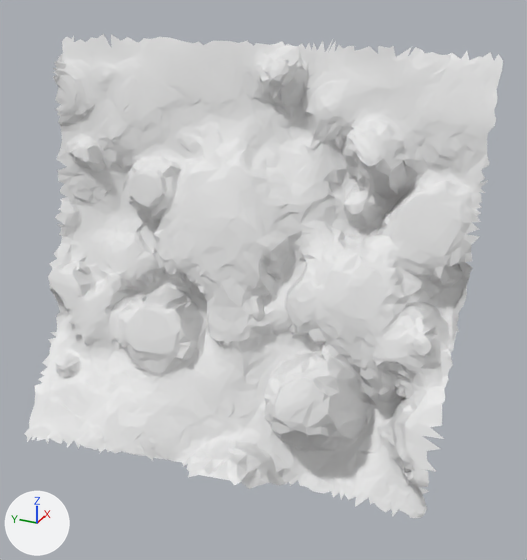
The glTF model moon small_tiles/tile_288.glb, before and after one commit.
Both versions are drawn from a 50 mm camera at (19.04, -0.96, -8.91) aimed at (26.17, 2.24, -12.47). The lights are fixed; the arrows at lower left show +X, +Y and +Z. The picture after the commit comes second. Vertices at exactly the same position are counted once.

Objects in the first picture: 't288'.
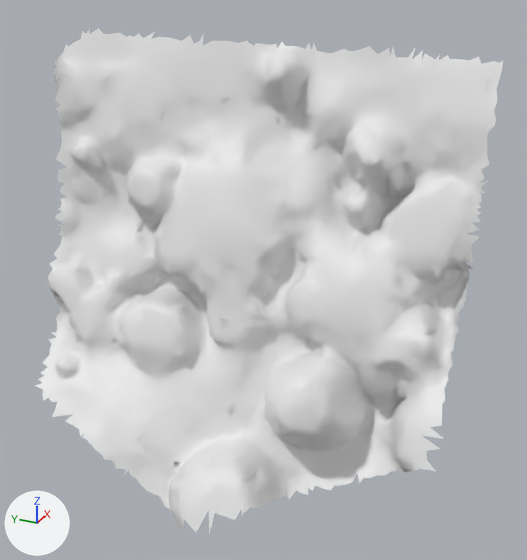
Where the change shows, as pixel boxes [x1, y1, x2, y2] in the pictures (527 x 560 px; the box of a moved part takes in the faces that stretch with it):
't288', reshaped: before [24, 34, 503, 518]; after [35, 28, 503, 534]
part 1 of me_t288, moved or reshaped: before [24, 386, 429, 518]; after [100, 451, 308, 534]
part 2 of me_t288, built on: before [62, 36, 74, 51]; after [81, 28, 204, 45]
part 3 of me_t288, deleted: before [285, 40, 503, 63]

The change in detail:
me_t288 is used by ob_t288; location (0.0, 0.0, 0.0).
me_t288 had 4989 vertices, 9650 faces and spanned x 24.73..27.48, y -0.11..5.36, z -14.82..-9.86.
me_t288 now has 4983 vertices, 9656 faces and spans x 24.46..27.44, y -0.11..5.34, z -15.22..-9.82.
me_t288 part 1: 147 vertices removed from x 24.73..25.79, y -0.05..5.01, z -14.8..-13.98; 149 vertices added at x 24.46..25.55, y 1.36..3.82, z -15.22..-14.43.
me_t288 part 2: 4 vertices removed from x 26.86..26.93, y 5.22..5.36, z -10.01..-9.94; 13 vertices added at x 26.96..27.19, y 3.49..5.11, z -9.94..-9.82.
me_t288 part 3: 16 vertices removed from x 27.24..27.48, y 0.08..2.41, z -9.99..-9.86.
Other edits to the shape of me_t288 do not show in these pictures.
